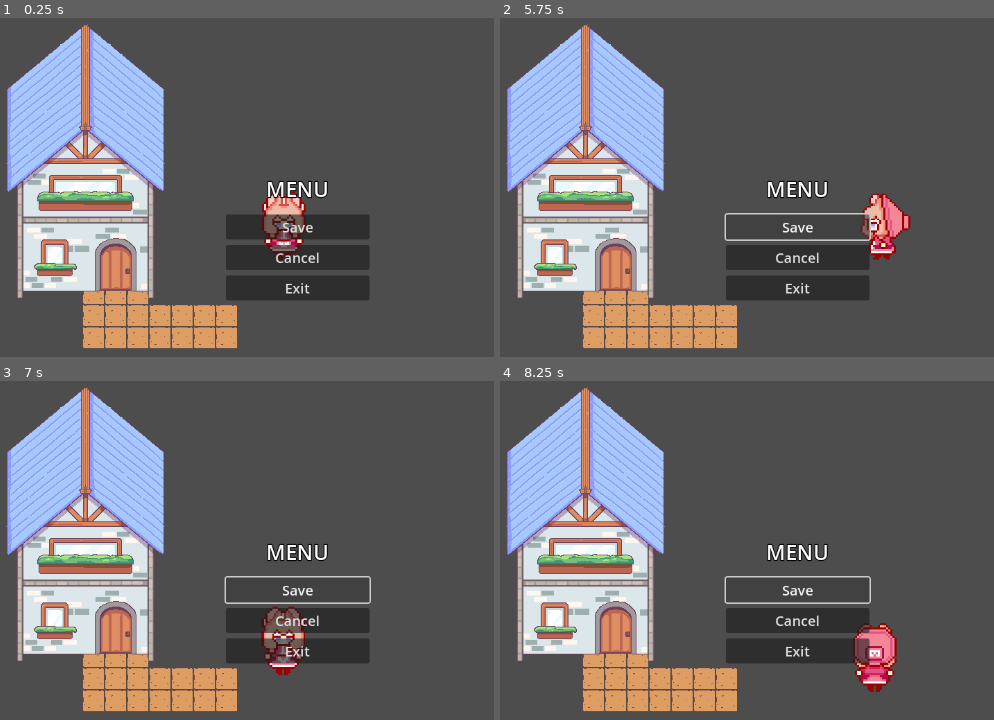
Above: before the commit, frames 1-4 (two rows, left to right).
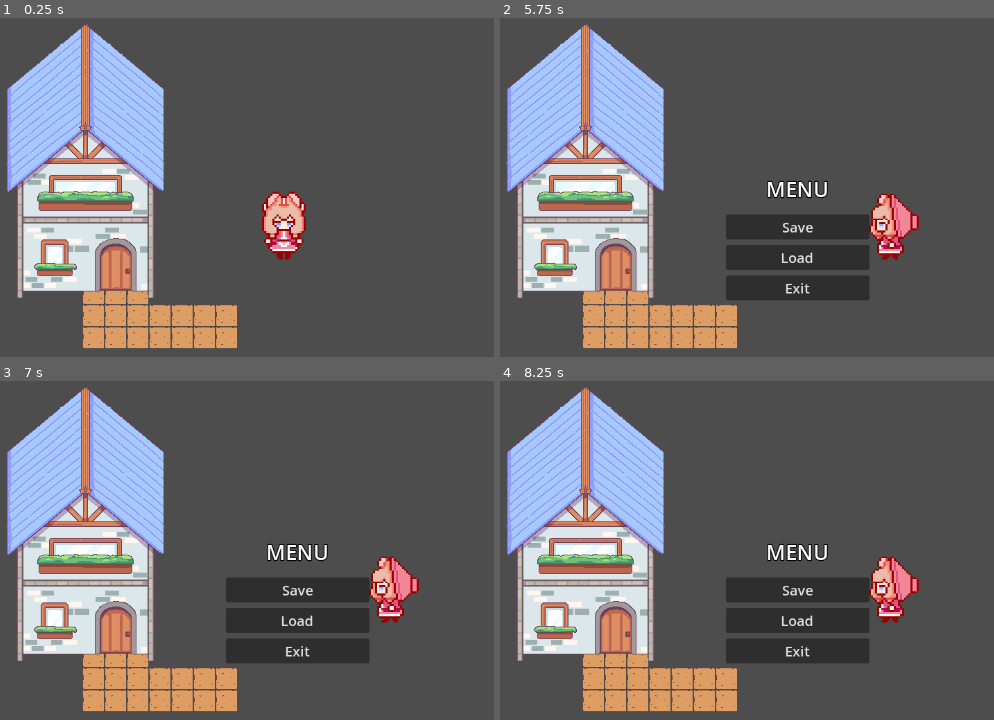
Above: after the commit, the same moments.

Repository: clara0/ApothecaryGame
Game: Godot game, scene res://main.tscn
Two runs of this game, one before a commit and one after it. Both use one fixed random seed, a clock stepped at 60 frames per second and the inputs below.
Inputs (mouse positions are in pixels of both pictures, inside the frame that each line leads up to):
- Up to frame 1 (0.25 s): no input
- Up to frame 2 (5.75 s): click (796, 258) at 0.5 s, where only the run before the commit has a clickable "Cancel"; click (796, 228) at 1.25 s, where only the run before the commit has a clickable "Save"; hold D (right) 2.03-2.78 s; hold S (down) 2.78-3.53 s; hold D (right) 3.53-4.28 s; hold W (up) 4.28-5.03 s; hold A (left) from 5.03 s (still down); tap X (menu, bound only after the commit) at 5.65 s
- Up to frame 3 (7 s): release A (left) at 6.53 s; hold S (down) from 6.53 s (still down)
- Up to frame 4 (8.25 s): release S (down) at 7.28 s; hold D (right) 7.28-8.03 s; hold W (up) from 8.03 s (still down)

The runs differ from the first frame. In frame 1, 6.6% of the frame differs, in the area x 45-75%, y 48-84%; in frame 2, 1.8%; in frame 3, 3.1%; in frame 4, 3.2%.
Error before the commit: Attempt to call function 'store_line' in base 'null instance' on a null instance. (res://singletons/persist.gd:13)

Commit message:
display menu only when x pressed, pause game when menu displayed

Diff:
--- a/main.tscn
+++ b/main.tscn
@@ -198,7 +198,7 @@
 [node name="Load" type="Button" parent="Menu/MarginContainer/VBoxContainer/VBoxContainer2"]
 layout_mode = 2
 theme_override_font_sizes/font_size = 20
-text = "Cancel
+text = "Load
 "
 
 [node name="Exit" type="Button" parent="Menu/MarginContainer/VBoxContainer/VBoxContainer2"]
--- a/menu.gd
+++ b/menu.gd
@@ -3,11 +3,11 @@
 
 # Called when the node enters the scene tree for the first time.
 func _ready() -> void:
-	pass # Replace with function body.
+	visible = false;
 
 
 # Called every frame. 'delta' is the elapsed time since the previous frame.
-func _process(delta: float) -> void:
+func _process(_delta: float) -> void:
 	pass
 
 
@@ -15,9 +15,9 @@
 	Persist.save_game()
 
 
+func _on_load_pressed() -> void:
+	Persist.load_game()
+
+
 func _on_exit_pressed() -> void:
 	get_tree().quit()
-
-
-func _on_load_pressed() -> void:
-	Persist.load_game()
--- a/project.godot
+++ b/project.godot
@@ -45,13 +45,8 @@
 "events": [Object(InputEventKey,"resource_local_to_scene":false,"resource_name":"","device":-1,"window_id":0,"alt_press …(192 unchanged characters)…
 ]
 }
-save={
+menu={
 "deadzone": 0.5,
-"events": [Object(InputEventKey,"resource_local_to_scene":false,"resource_name":"","device":-1,"window_id":0,"alt_pressed":false,"shift_pressed":true,"ctrl_pressed":false,"meta_pressed":false,"pressed":false,"keycode":0,"physical_keycode":75,"key_label":0,"unicode":75,"location":0,"echo":false,"script":null)
+"events": [Object(InputEventKey,"resource_local_to_scene":false,"resource_name":"","device":-1,"window_id":0,"alt_pressed":false,"shift_pressed":false,"ctrl_pressed":false,"meta_pressed":false,"pressed":false,"keycode":0,"physical_keycode":88,"key_label":0,"unicode":120,"location":0,"echo":false,"script":null)
 ]
 }
-load={
-"deadzone": 0.5,
-"events": [Object(InputEventKey,"resource_local_to_scene":false,"resource_name":"","device":-1,"window_id":0,"alt_pressed":false,"shift_pressed":true,"ctrl_pressed":false,"meta_pressed":false,"pressed":false,"keycode":0,"physical_keycode":76,"key_label":0,"unicode":76,"location":0,"echo":false,"script":null)
-]
-}
--- a/scenes/player/player.gd
+++ b/scenes/player/player.gd
@@ -12,7 +12,6 @@
 
 @onready var _animation_player = self.get_node("AnimationPlayer")
 var _curr_anim: Anim = Anim.IDLE
-
 var direction: Vector2 = Vector2.ZERO
 @export var speed: int = 175
 
@@ -50,10 +49,9 @@
 
 	_animation_player.play(_anim_states[_curr_anim])
 
-	if Input.is_action_just_pressed("save"):
-		save()
-	#elif Input.is_action_just_pressed("load"):
-		#load()
+	if Input.is_action_just_pressed("menu"):
+		get_tree().paused = true
+		get_node("../Menu").visible = true
 
 
 # runs 60 times each second
